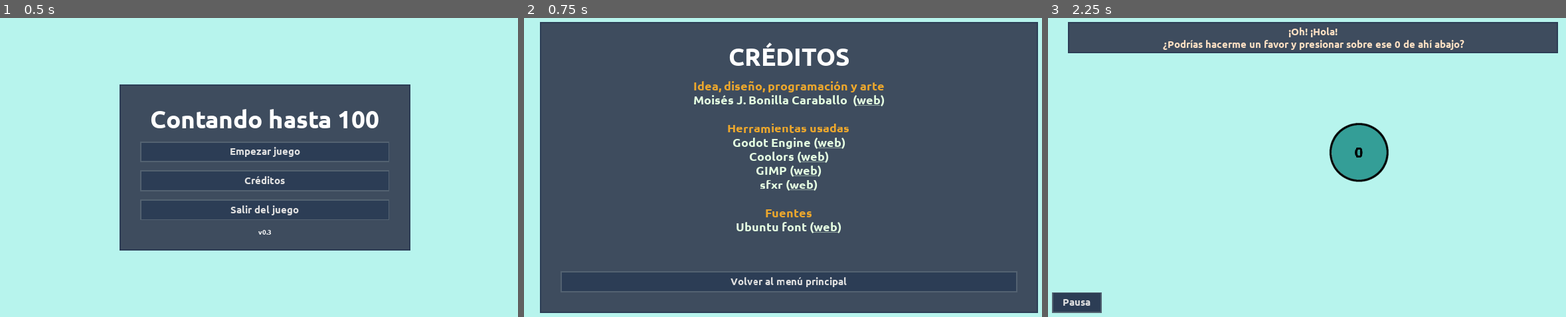
Above: before the commit, frames 1-3 (left to right).
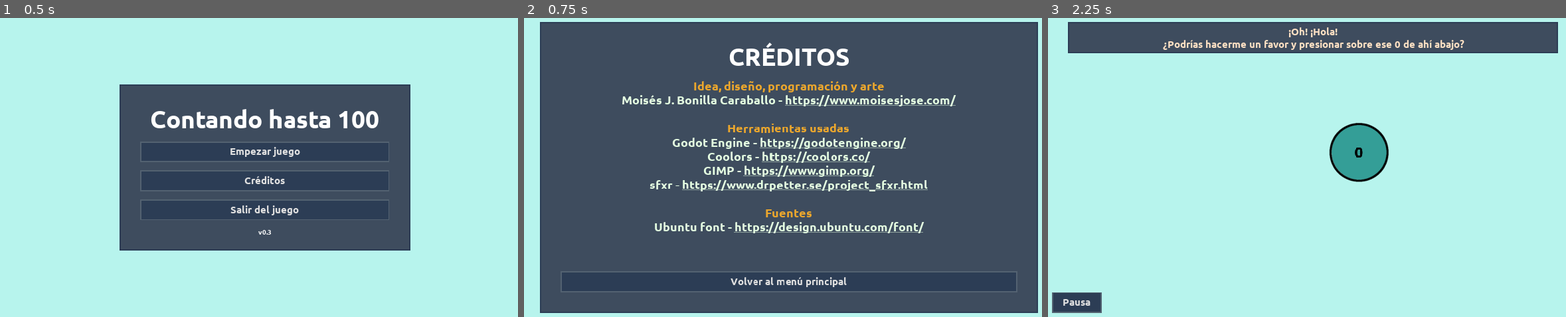
Above: after the commit, the same moments.

Repository: moisesjbc/contando-hasta-100
Game: Godot game, scene res://gui/main_menu/main_menu.tscn
Same seed, same stepped clock (60 frames per second), same inputs: the game is played once before the commit and once after it.
Inputs:
- Up to frame 1 (0.5 s): no input
- Up to frame 2 (0.75 s): click "Créditos" at 0.5 s
- Up to frame 3 (2.25 s): click "Volver al menú principal" at 1.25 s; click "Empezar juego" at 2 s

Frame 1 is identical in both runs. In frame 2, 4.4% of the frame differs, in the area x 18-84%, y 25-72%; in frame 3, nothing differs.

Commit message:
Expose URLs in credits menu

Diff:
--- a/godot-project/gui/credits_menu/credits_menu.tscn
+++ b/godot-project/gui/credits_menu/credits_menu.tscn
@@ -67,28 +67,28 @@
 custom_fonts/normal_font = SubResource( 2 )
 bbcode_enabled = true
 bbcode_text = "[center][color=#ECA72C]Idea, diseño, programación y arte[/color]
-[color=#E4FDE1]Moisés J. Bonilla Caraballo  ([url=\"https://www.moisesjose.com/\"]web[/url])[/color]
+[color=#E4FDE1]Moisés J. Bonilla Caraballo - [url=\"https://www.moisesjose.com/\"]https://www.moisesjose.com/[/url][/color]
 
 [center][color=#ECA72C]Herramientas usadas[/color]
-[color=#E4FDE1]Godot Engine ([url=\"https://godotengine.org/\"]web[/url])[/color]
-[color=#E4FDE1]Coolors ([url=\"https://coolors.co/\"]web[/url])[/color]
-[color=#E4FDE1]GIMP ([url=\"https://www.gimp.org/\"]web[/url])[/color]
-[color=#E4FDE1]sfxr ([url=\"https://www.drpetter.se/project_sfxr.html\"]web[/url])[/color]
+[color=#E4FDE1]Godot Engine - [url=\"https://godotengine.org/\"]https://godotengine.org/[/url][/color]
+[color=#E4FDE1]Coolors - [url=\"https://coolors.co/\"]https://coolors.co/[/url][/color]
+[color=#E4FDE1]GIMP - [url=\"https://www.gimp.org/\"]https://www.gimp.org/[/url][/color]
+[color=#E4FDE1]sfxr - [url=\"https://www.drpetter.se/project_sfxr.html\"]https://www.drpetter.se/project_sfxr.html[/url][/color]
 
 [center][color=#ECA72C]Fuentes[/color]
-[color=#E4FDE1]Ubuntu font ([url=\"https://design.ubuntu.com/font/\"]web[/url])[/color]
+[color=#E4FDE1]Ubuntu font - [url=\"https://design.ubuntu.com/font/\"]https://design.ubuntu.com/font/[/url][/color]
 [/center]"
 text = "Idea, diseño, programación y arte
-Moisés J. Bonilla Caraballo  (web)
+Moisés J. Bonilla Caraballo - https://www.moisesjose.com/
 
 Herramientas usadas
-Godot Engine (web)
-Coolors (web)
-GIMP (web)
-sfxr (web)
+Godot Engine - https://godotengine.org/
+Coolors - https://coolors.co/
+GIMP - https://www.gimp.org/
+sfxr - https://www.drpetter.se/project_sfxr.html
 
 Fuentes
-Ubuntu font (web)
+Ubuntu font - https://design.ubuntu.com/font/
 "
 
 [node name="return_to_main_menu_button" parent="center_container/panel/margin_container/vbox_container" instance=ExtResource( 4 )]
